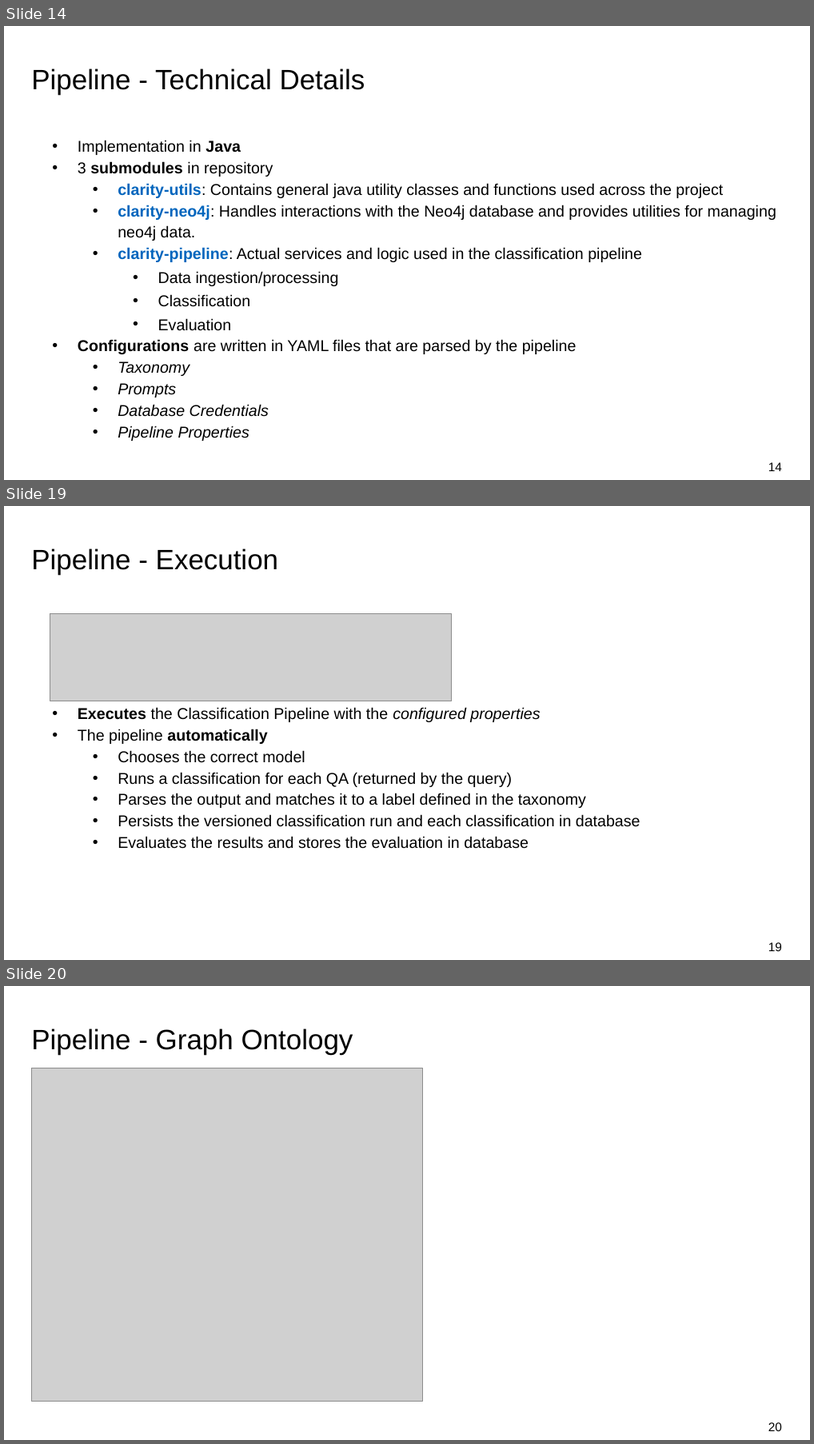
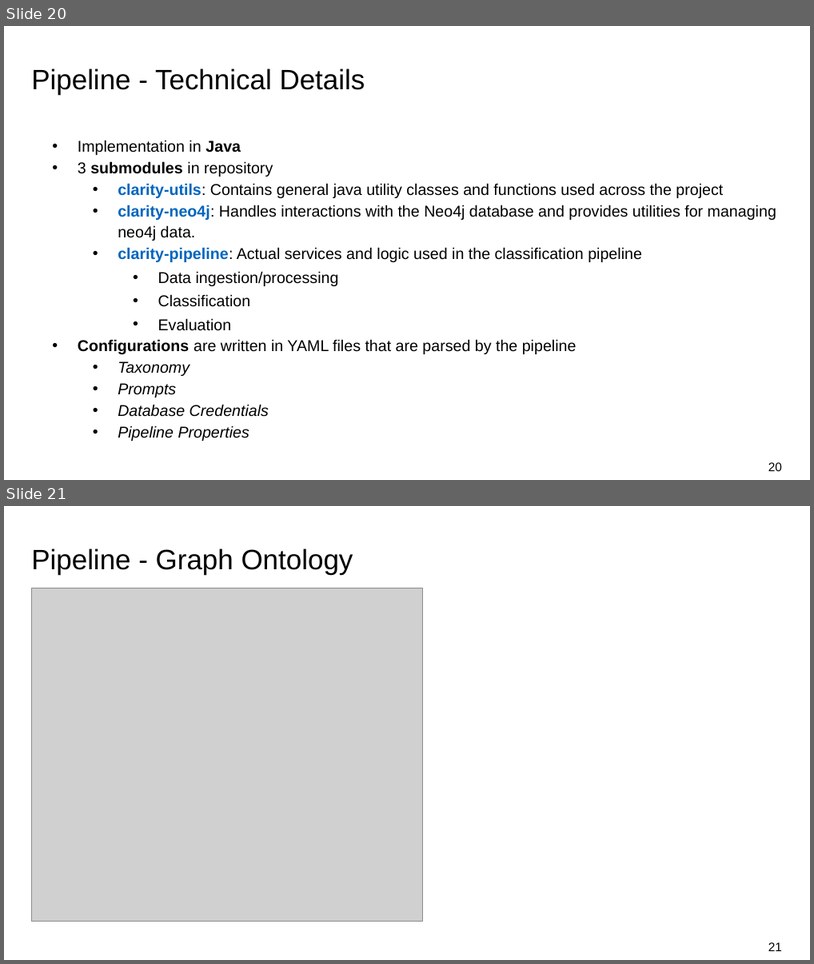
Before and after one commit to omarelbeltagy/clarity, a slide deck: assets/presentation/03 - Pipeline and Initial Experiments.pptx. Shown one above the other, each under a label of ours: slides 14, 19 and 20 before the commit, slides 20 and 21 after it; the slides between them are not shown. The pictures are 814x1444 and 814x964 pixels, drawn with LibreOffice and Linux fonts; fonts in the diff are those of the drawing; grey boxes stand for pictures; background and template pictures are left out. Boxes give left, top, right and bottom in pixels: in the first picture for what was removed or moved away, otherwise in the second. Text is boxed around its words. In the diff, an @@ line names an element or a change of style, - is before the commit and + after.

```diff
--- a/assets/presentation/03 - Pipeline and Initial Experiments.pptx
+++ b/assets/presentation/03 - Pipeline and Initial Experiments.pptx
@@ slide 19 removed at (4, 506, 810, 960), background #FFFFFF @@
@@ title removed at (31, 548, 278, 574) @@
-Pipeline - Execution
@@ picture removed at (50, 614, 452, 701) @@
@@ text removed at (78, 707, 641, 848) @@
-• Executes the Classification Pipeline with the configured properties
-• The pipeline automatically
-  • Chooses the correct model
-  • Runs a classification for each QA (returned by the query)
-  • Parses the output and matches it to a label defined in the taxonomy
-  • Persists the versioned classification run and each classification in database
-  • Evaluates the results and stores the evaluation in database
@@ page number removed at (769, 942, 782, 951) @@
-19
@@ what was slide 14 is now slide 20 @@
@@ page number at (769, 462, 782, 471): text changed @@
-14
+20
@@ what was slide 20 is now slide 21 @@
@@ page number at (769, 942, 782, 951): text changed @@
-20
+21
```
Also in this commit, not shown: 4 slides changed, 8 slides added, 5 other slides removed.
